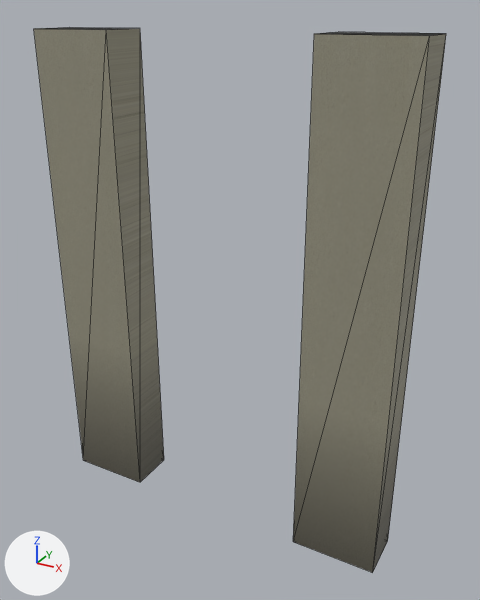
An edit to the glTF model godot/scenes/tiles/door_straight.glb, drawn before and after from the same camera.
Before and after are seen from a 50 mm camera at (1.25, -1.46, 2.07) aimed at (0.07, 0.69, 1.0). The lights are fixed; the arrows at lower left show +X, +Y and +Z. The picture after the commit comes second. Mesh edges are drawn as thin lines. Vertices at exactly the same position are counted once.

The first picture shows 'door_straight-col'.
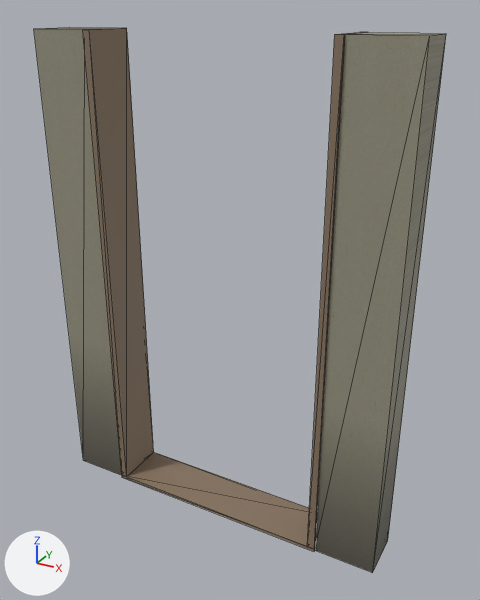
Patch to the scene script:
```diff
--- a/godot/scenes/tiles/door_straight.glb.py
+++ b/godot/scenes/tiles/door_straight.glb.py
@@ mat_door_trim_material @@
+mat_door_trim_material = principled_material('door_trim_material')
+mat_door_trim_material.base_color = (0.25, 0.18, 0.12)  # brown #897661
+mat_door_trim_material.roughness = 0.6
@@ me_door_straight_col @@
 # used by ob_door_straight_col; location = (0.0, 0.0, 0.0)
 # verts and faces of me_door_straight_col; kept vertices keep their numbers, new ones are numbered from 16
 # before: 1 (-0.4, 0.55, 0.0) at pixel (140, 482), 2 (-0.4, 0.75, 0.0) at pixel (164, 459), 5 (-0.4, 0.55, 2.0) at pixel (106, 29), 6 (-0.4, 0.75, 2.0) at pixel (140, 28)
 # before: 8 (0.4, 0.55, 0.0) at pixel (293, 541), 11 (0.4, 0.75, 0.0), 12 (0.4, 0.55, 2.0) at pixel (314, 33), 15 (0.4, 0.75, 2.0) at pixel (338, 31)
-me_door_straight_col.from_pydata(...)  # 16 vertices, 24 faces; spans x -0.75..0.75, y 0.55..0.75, z 0.0..2.0
+me_door_straight_col.from_pydata(...)  # 36 vertices, 60 faces; spans x -0.75..0.75, y 0.54..0.76, z 0.0..2.0
+# me_door_straight_col part 1: a new loose piece of 20 vertices spanning x -0.5..0.5, y 0.54..0.76, z 0.0..2.0, in mat_door_trim_material (brown #897661)
+# me_door_straight_col part 2
+for i in [1, 2, 5, 6]: verts[i] += (-0.1, 0.0, 0.0)
+# me_door_straight_col part 3
+for i in [8, 11, 12, 15]: verts[i] += (0.1, 0.0, 0.0)
 me_door_straight_col.materials.append(mat_leather_white_material_door_straight_col)
+me_door_straight_col.materials.append(mat_door_trim_material)  # brown #897661
```

What differs and where, as boxes (x1, y1, x2, y2) in the pictures (480 x 600 px; the box of a moved part takes in the faces that stretch with it):
part 1 of me_door_straight_col, added (brown)
    after: (83, 28, 365, 552)
part 2 of me_door_straight_col, moved or reshaped
    before: (34, 27, 164, 482)
    after: (34, 27, 122, 475)
part 3 of me_door_straight_col, moved or reshaped
    before: (293, 32, 441, 573)
    after: (315, 32, 441, 573)
